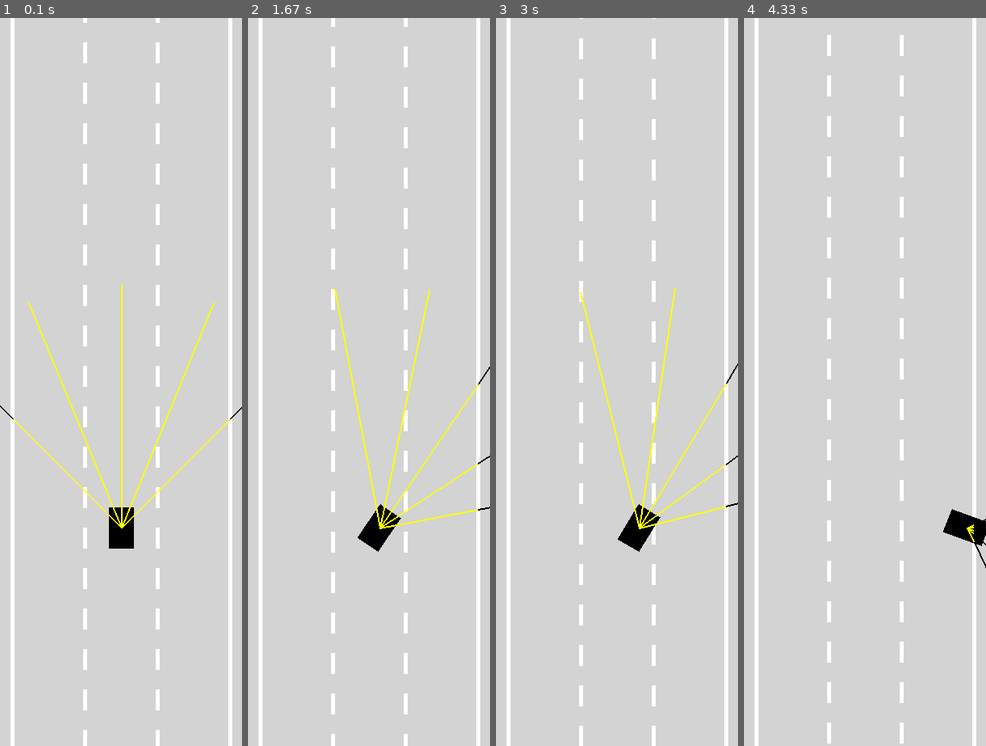
Above: before the commit, frames 1-4 (left to right).
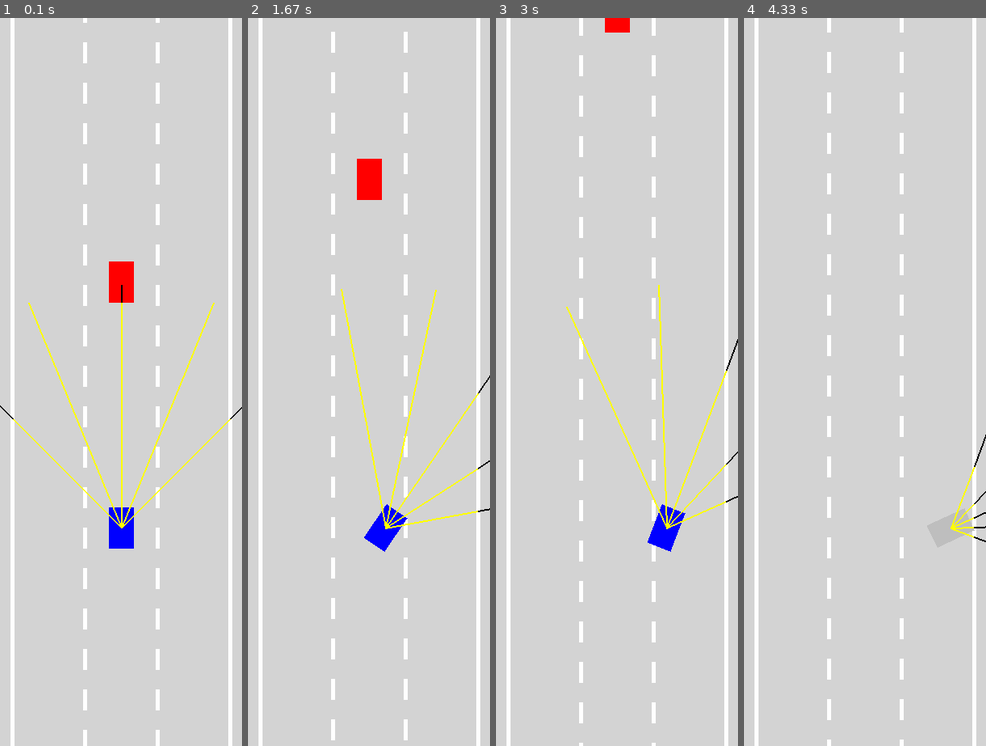
Above: after the commit, the same moments.

Repository: C20H12/python-self-driving-car
Game: pygame game, started from main.py
Two runs of this game, one before a commit and one after it. Both use one fixed random seed, a clock stepped at 60 frames per second and the inputs below.
Inputs:
- Up to frame 1 (0.1 s): no input
- Up to frame 2 (1.67 s): hold Right 0.33-0.8 s; hold Up 0.83-1.3 s; hold Right from 1.33 s (still down)
- Up to frame 3 (3 s): release Right at 1.8 s; hold Left 1.83-2.37 s; hold Down 2.4-2.7 s; hold Left from 2.73 s (still down)
- Up to frame 4 (4.33 s): release Left at 3.13 s; hold Up 3.17-3.53 s; hold Right 3.57-4.2 s

The runs differ from the first frame. In frame 1, 1.1% of the frame differs, in the area x 45-56%, y 33-73%; in frame 2, 5.0%; in frame 3, 5.3%, in the area x 29-100%, y 0-100%; in frame 4, 3.5%.

Commit message:
other cars

Diff:
--- a/Car.py
+++ b/Car.py
@@ -2,27 +2,43 @@
 from Controller import Controller
 import math
 from Sensor import Sensor
+from utils import has_intersection
 
 
 class Car:
-  def __init__(self, x_pos, y_pos, width, height) -> None:
+  def __init__(self, x_pos, y_pos, width, height, control_mode="man", max_speed = 3) -> None:
+    # define the initial position and size of the car
     self.x_pos = x_pos
     self.y_pos = y_pos
     self.width = width
     self.height = height
-    self.controls = Controller()
 
+    # define a list to store the corners of the rect for collisions
+    self.rect_points = []
+
+    # define the initial physical properites
     self.speed = 0
     self.acceleration = 0.2
     self.friction = 0.05
-    self.max_speed = 3
+    self.max_speed = max_speed
     self.direction = 0
+    self.damaged = False
 
-    self.sensor = Sensor(self, count=5, spread=math.pi / 2, length=300)
+    # link the controller class
+    self.controls = Controller(control_mode)
 
-  def update(self, road_borders):
-    self._move()
-    self.sensor.update(road_borders)
+    # link the sensor that will be used to detect the road borders
+    # only add a sensor if the car is the not a dummy
+    if control_mode != "dum":
+      self.sensor = Sensor(self, count=5, spread=math.pi / 2, length=300)
+
+  def update(self, road_borders, other_cars = []):
+    if not self.damaged:
+      self._move()
+      self._update_corners()
+      self._assess_damage(road_borders, other_cars)
+    if hasattr(self, "sensor"):
+      self.sensor.update(road_borders, other_cars)
 
   def _move(self):
     # increase the speed by bit by bit so that it feels smoother
@@ -67,42 +83,55 @@
     self.x_pos -= math.sin(self.direction) * self.speed
     self.y_pos -= math.cos(self.direction) * self.speed
 
-  def render(self, screen: pg.Surface):
-    # reference demo https://www.desmos.com/calculator/xe8kjf55gd
-
+  def _update_corners(self):
     # construct the points for the 4 corners of the car
+    # using the x and y pos as the center
     center_x = self.x_pos
     center_y = self.y_pos
     offset_x = self.width // 2
     offset_y = self.height // 2
-    rect_points = [
-      (center_x - offset_x, center_y - offset_y),
-      (center_x + offset_x, center_y - offset_y),
-      (center_x + offset_x, center_y + offset_y),
-      (center_x - offset_x, center_y + offset_y)
+    self.rect_points = [
+      pg.Vector2(center_x - offset_x, center_y - offset_y),
+      pg.Vector2(center_x + offset_x, center_y - offset_y),
+      pg.Vector2(center_x + offset_x, center_y + offset_y),
+      pg.Vector2(center_x - offset_x, center_y + offset_y)
     ]
 
     # need to use negative dir because the Y axis points down
     sin = math.sin(-self.direction)
     cos = math.cos(-self.direction)
 
-    for i in range(len(rect_points)):
-      point = rect_points[i]
+    for i in range(len(self.rect_points)):
+      point = self.rect_points[i]
       # point is translated so that the center is at the origin
       # ie, it is at the same location relative to 0,0 as it is relative to the center
-      translated_point = (point[0] - self.x_pos, point[1] - self.y_pos)
+      point.x -= self.x_pos
+      point.y -= self.y_pos
       # perform rotation with the rotation matrix
-      new_x = translated_point[0] * cos - translated_point[1] * sin
-      new_y = translated_point[0] * sin + translated_point[1] * cos
+      new_x = point.x * cos - point.y * sin
+      new_y = point.x * sin + point.y * cos
       # translate back to original position
-      rect_points[i] = (new_x + self.x_pos, new_y + self.y_pos)
+      point.x = new_x + self.x_pos
+      point.y = new_y + self.y_pos
 
-    pg.draw.polygon(screen, "black", rect_points)
+  def _assess_damage(self, road_borders, other_cars):
+    self.damaged = False
+    for border in road_borders:
+      if has_intersection(self.rect_points, border):
+        self.damaged = True
+        break
+    for other_car in other_cars:
+      if has_intersection(self.rect_points, other_car.rect_points):
+        self.damaged = True
+        break
 
-    self.sensor.render(screen)
 
-  def reset(self, x, y):
-    self.x_pos = x
-    self.y_pos = y
-    self.speed = 0
-    self.direction = 0
+
+  def render(self, screen: pg.Surface, color = "black"):
+    if self.damaged:
+      color = "gray"
+
+    pg.draw.polygon(screen, color, self.rect_points)
+
+    if hasattr(self, "sensor"):
+      self.sensor.render(screen)
--- a/Controller.py
+++ b/Controller.py
@@ -2,11 +2,14 @@
 
 
 class Controller:
-  def __init__(self) -> None:
+  def __init__(self, mode) -> None:
     self.forward = False
     self.back = False
     self.left = False
     self.right = False
+
+    if mode == "dum":
+      self.forward = True
 
   def update(self, event):
     if event.type == pg.KEYDOWN:
--- a/Road.py
+++ b/Road.py
@@ -9,6 +9,7 @@
     self.lanes = lanes
 
     self.lane_width = width / lanes
+    # arbitrary large number to represent infinity, without it being too slow
     self.lane_height = 3e4
 
     self.left_edge = x_pos - width / 2
@@ -34,7 +35,7 @@
       (pg.Vector2(self.right_edge, self.top), pg.Vector2(self.right_edge, self.bottom))
     ]
 
-  def getLaneCenter(self, lane_idx: int):
+  def get_lane_center(self, lane_idx: int):
     return self.lane_x_positions[lane_idx % self.lanes] + self.lane_width // 2
 
   def render(self, screen: pg.Surface):
--- a/Sensor.py
+++ b/Sensor.py
@@ -13,15 +13,15 @@
     self.rays = []
     self.readings = []
 
-  def update(self, road_borders):
+  def update(self, road_borders, other_cars):
     self._cast_rays()
     self.readings.clear()
     for ray in self.rays:
       self.readings.append(
-        self._get_reading(ray, road_borders)
+        self._get_reading(ray, road_borders, other_cars)
       )
 
-  def _get_reading(self, ray, borders):
+  def _get_reading(self, ray, borders, other_cars):
     touches = []
     for border in borders:
       intersection = get_interersection_point(
@@ -32,6 +32,17 @@
       )
       if intersection:
         touches.append(intersection)
+
+    for other_car in other_cars:
+      for i in range(len(other_car.rect_points)):
+        intersection = get_interersection_point(
+          ray[0],
+          ray[1],
+          other_car.rect_points[i],
+          other_car.rect_points[(i + 1) % len(other_car.rect_points)]
+        )
+        if intersection:
+          touches.append(intersection)
 
     if len(touches) == 0:
       return None
--- a/main.py
+++ b/main.py
@@ -10,29 +10,32 @@
 
 
 road = Road(screen.get_width() / 2, screen.get_width() * 0.9)
-car = Car(road.getLaneCenter(1), road.lane_height / 4, 30, 50)
+render_layer = pg.transform.scale(screen, (width, road.lane_height))
 
-
-render_layer = pg.transform.scale(screen, (width, road.lane_height))
+car = Car(road.get_lane_center(1), road.lane_height / 4, 30, 50, max_speed=5)
+other_cars = [
+  Car(road.get_lane_center(1), road.lane_height / 4 - 300, 30, 50, control_mode="dum")
+]
 
 def frame():
   render_layer.fill("lightgray")
 
-  car.update(road.borders)
-  # print(car.y_pos)
+  for other_car in other_cars:
+    other_car.update(road.borders)
+  car.update(road.borders, other_cars)
 
   road.render(render_layer)
-  car.render(render_layer)
+
+  for other_car in other_cars:
+    other_car.render(render_layer, "red")
+  car.render(render_layer, "blue")
+
 
   screen.blit(render_layer, (0, -car.y_pos + height * 0.7))
 
 
-
-
 def onEvent(event):
   car.controls.update(event)
-  if event.type == pg.KEYDOWN and event.key == pg.K_r:
-    car.reset(100, 300)
 
 
 clock = pg.time.Clock()
--- a/utils.py
+++ b/utils.py
@@ -42,3 +42,24 @@
     ),
     'offset': t
   }
+
+def has_intersection(polygon_points_1, polygon_points_2):
+  '''
+  polygon_points_1 - list of points of the first polygon
+  polygon_points_2 - list of points of the second polygon
+  function to check if two polygons intersect
+  it iterates through all the lines formed by each poly and
+  see if any of the lines intersects
+  '''
+  for i in range(len(polygon_points_1)):
+    for j in range(len(polygon_points_2)):
+      # mod the length so that the last point connects to the first at index 0
+      p1 = polygon_points_1[i]
+      p2 = polygon_points_1[(i + 1) % len(polygon_points_1)]
+      p3 = polygon_points_2[j]
+      p4 = polygon_points_2[(j + 1) % len(polygon_points_2)]
+
+      if get_interersection_point(p1, p2, p3, p4) is not None:
+        return True
+
+  return False
